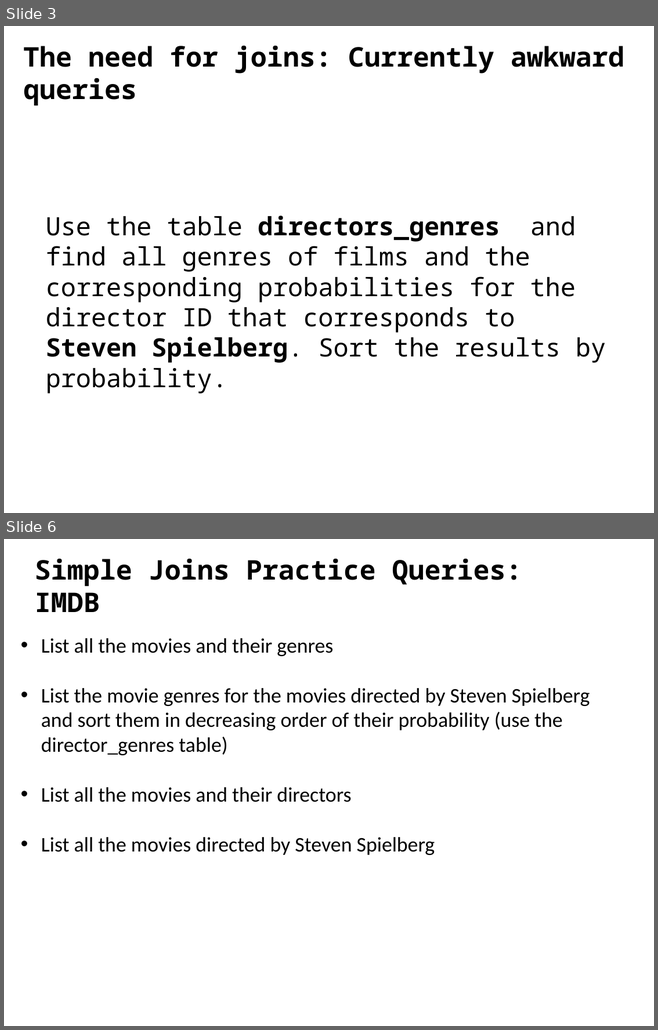
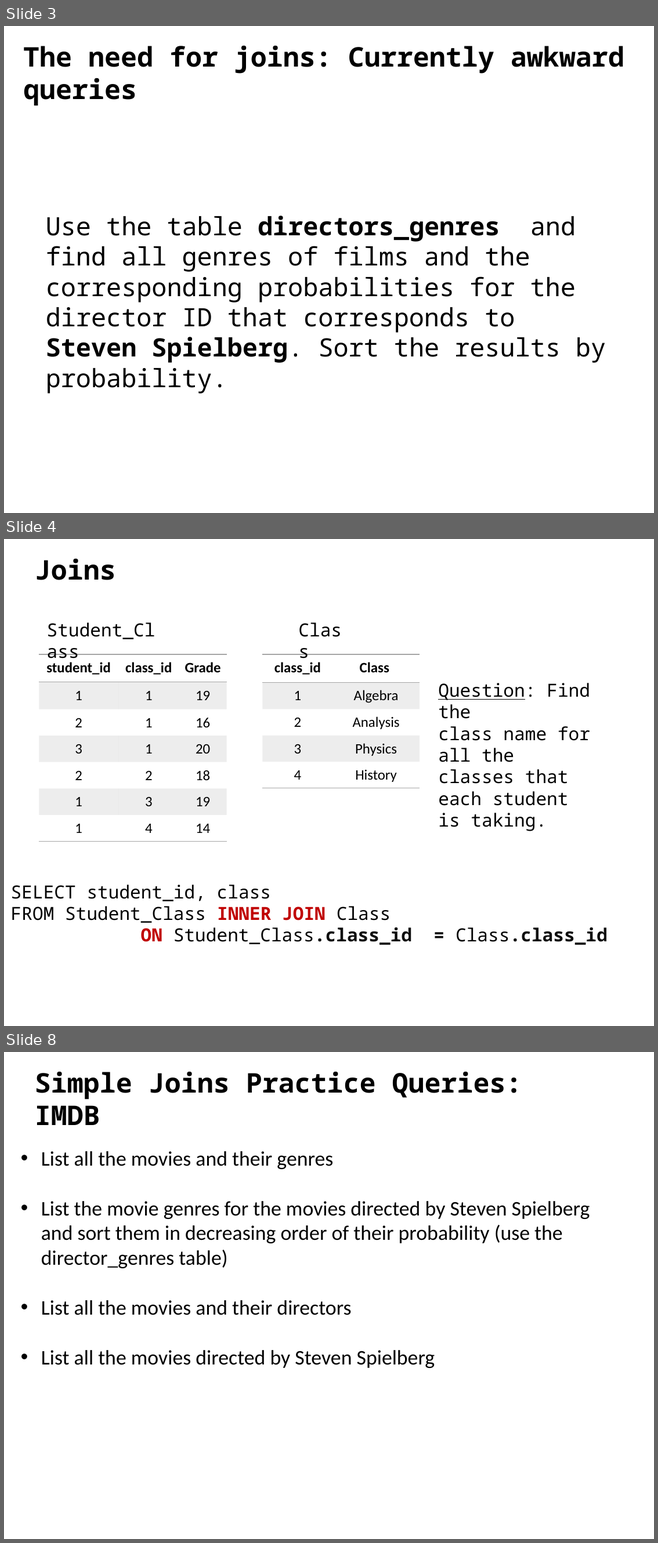
Before and after one commit to ipeirotis/introduction-to-databases, a slide deck: session4/C-SQL_Joins.pptx. Shown one above the other, each under a label of ours: slides 3 and 6 before the commit, slides 3, 4 and 8 after it; the slides between them are not shown. The pictures are 658x1030 and 658x1543 pixels, drawn with LibreOffice and Linux fonts; fonts in the diff are those of the drawing. Boxes give left, top, right and bottom in pixels: in the first picture for what was removed or moved away, otherwise in the second. Text is boxed around its words. In the diff, an @@ line names an element or a change of style, - is before the commit and + after.

```diff
--- a/session4/C-SQL_Joins.pptx
+++ b/session4/C-SQL_Joins.pptx
@@ slide 4 added at [4,539,654,1026], background #FFFFFF @@
@@ text added at [35,558,116,580], 30 pt, text #000000, bold @@
+Joins
@@ text added at [47,623,155,639], 20 pt, text #000000 @@
+Student_Class
@@ text added at [295,616,347,644], 20 pt, text #000000 @@
+Class
@@ table added at [39,654,226,842], 7 rows, 3 columns @@
+student_id | class_id | Grade
+1 | 1 | 19
+2 | 1 | 16
+3 | 1 | 20
+2 | 2 | 18
+1 | 3 | 19
+1 | 4 | 14
@@ table added at [263,654,419,788], 5 rows, 2 columns @@
+class_id | Class
+1 | Algebra
+2 | Analysis
+3 | Physics
+4 | History
@@ text added at [438,683,590,831], 20 pt, text #000000 @@
+Question: Find the
+class name for all the
+classes that each student is taking.
@@ text added at [11,885,607,945], 20 pt, text #000000 @@
+SELECT student_id, class
+FROM Student_Class INNER JOIN Class
+ON Student_Class.class_id = Class.class_id
@@ what was slide 6 is now slide 8 @@
```
Also in this commit, not shown: 4 slides changed, 1 other slide added.
